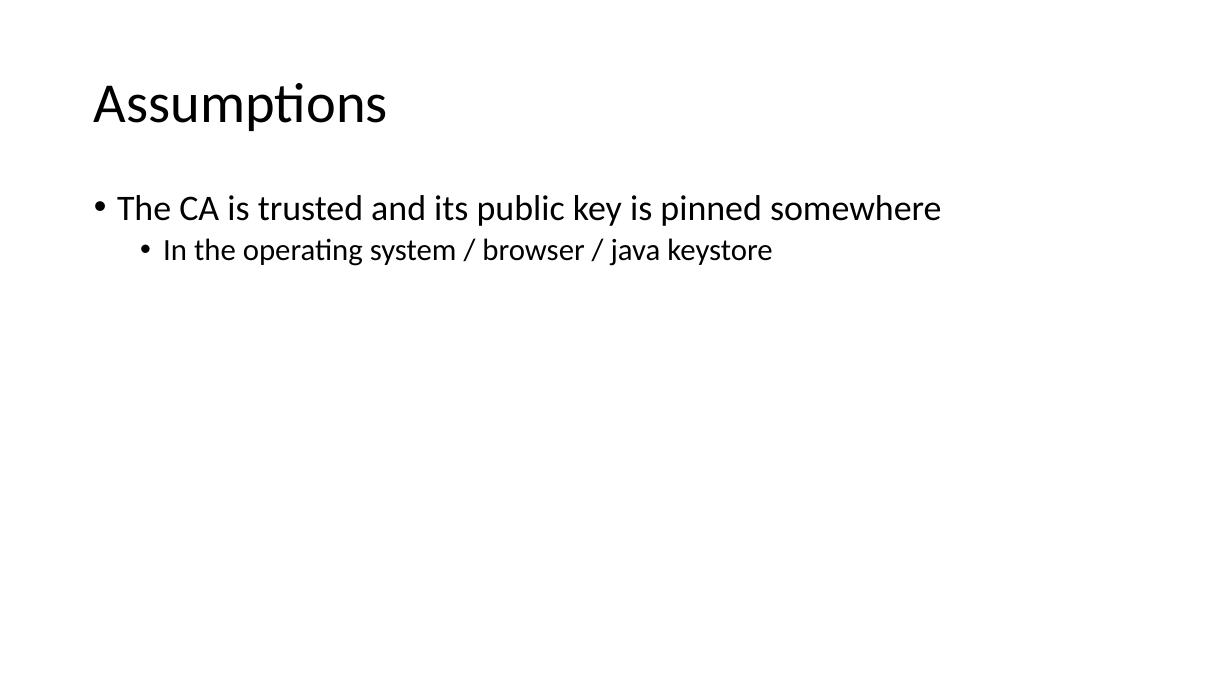
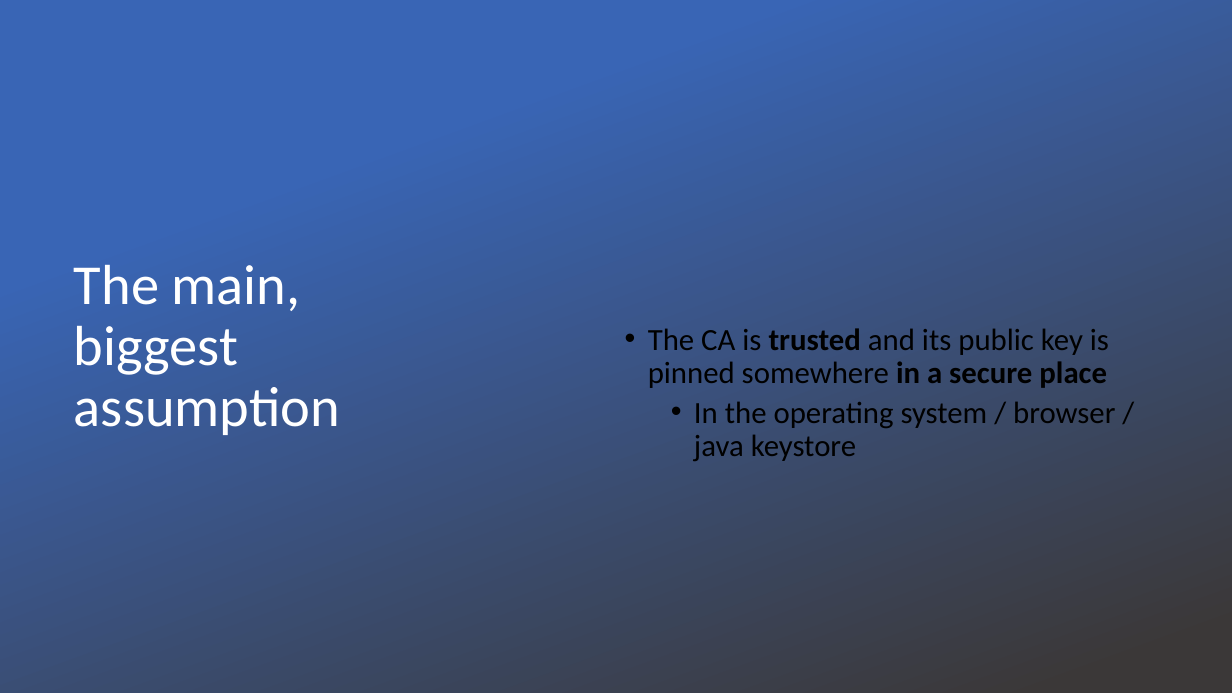
Before and after one commit to DeMaCS-UNICAL/NetworkSecurity, a slide deck: slide 12 of slides/ch13-PKI-and-Key-distribution-2020.pptx. Drawn at 1232x693 pixels with LibreOffice and Linux fonts; fonts in the diff are those of the drawing; background and template pictures are left out. Boxes give left, top, right and bottom in pixels: in the first picture for what was removed or moved away, otherwise in the second. Text is boxed around its words. In the diff, an @@ line names an element or a change of style, - is before the commit and + after.

Commit message:
minor

```diff
--- a/slides/ch13-PKI-and-Key-distribution-2020.pptx
+++ b/slides/ch13-PKI-and-Key-distribution-2020.pptx
@@ rectangle added at (0,0,1232,693), fill gradient #3965B5 to #3B3838 @@
@@ title removed at (94,83,388,131) @@
-Assumptions
@@ text "The CA is trusted and ...": place and size @@
-text "The CA is trusted and ..." at (117,195,942,266)
+text "The CA is trusted and ..." at (648,328,1115,461)
@@ text "The CA is trusted and ..." at (648,328,1115,461): vertical alignment top to middle @@
@@ title added at (74,265,340,435), 44 pt, text #FFFFFF @@
+The main, biggest assumption
@@ text at (648,328,1109,388): text changed; size 28 to 24 pt @@
-• The CA is trusted and its public key is pinned somewhere
+• The CA is trusted and its public key is pinned somewhere in a secure place
```
